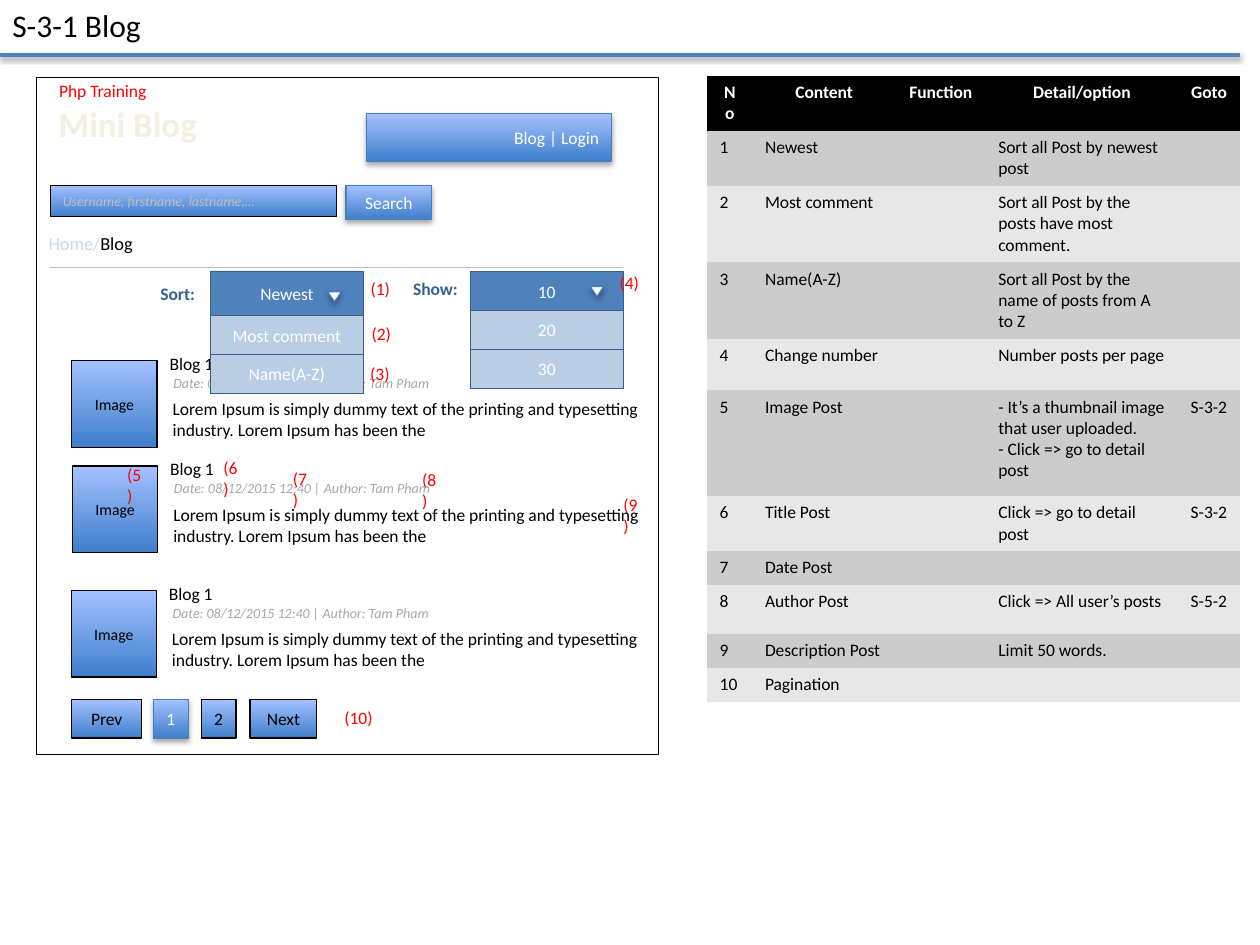
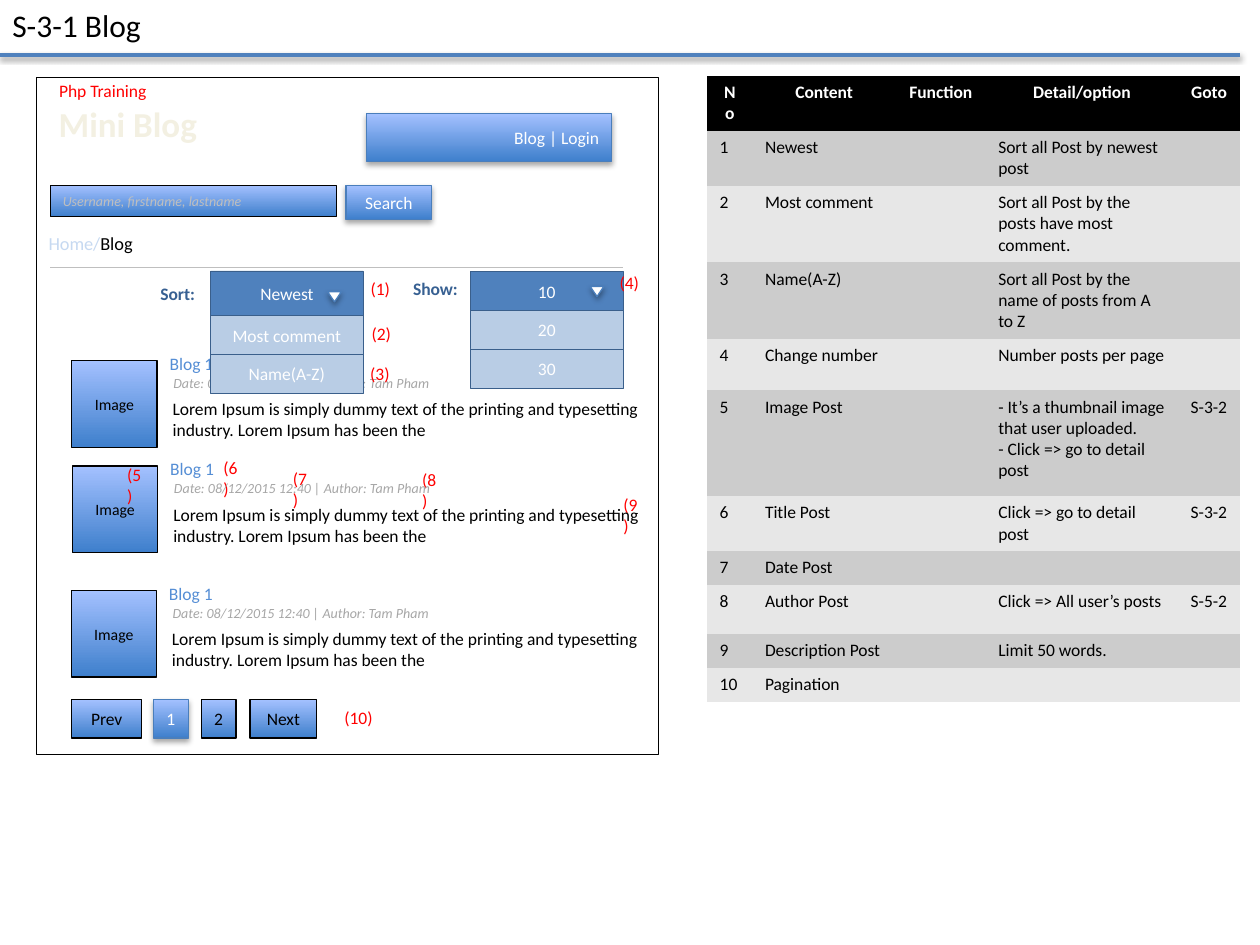
Before and after one commit to truong-vu-mulodo/mini-blog, a slide deck: slide 10 of php/tam-v.anh/doc/detail_design/frontend/wireframe/MiniBlog_Wireframe_Ver_0.1.0.pptx. Drawn at 1260x945 pixels with LibreOffice and Linux fonts; fonts in the diff are those of the drawing. Boxes give left, top, right and bottom in pixels: in the first picture for what was removed or moved away, otherwise in the second. Text is boxed around its words. In the diff, an @@ line names an element or a change of style, - is before the commit and + after.

Commit message:
update link for post title, edit text fill search user

```diff
--- a/php/tam-v.anh/doc/detail_design/frontend/wireframe/MiniBlog_Wireframe_Ver_0.1.0.pptx
+++ b/php/tam-v.anh/doc/detail_design/frontend/wireframe/MiniBlog_Wireframe_Ver_0.1.0.pptx
@@ text in rectangle at (63, 196, 242, 210): text changed @@
-Username, firstname, lastname,…
+Username, firstname, lastname
@@ text colour #000000 to #558ED5 in 3 elements at (170, 355, 213, 374), (170, 463, 214, 478), (169, 588, 213, 603) @@
```
Also in this commit, not shown: 3 other slides changed.
